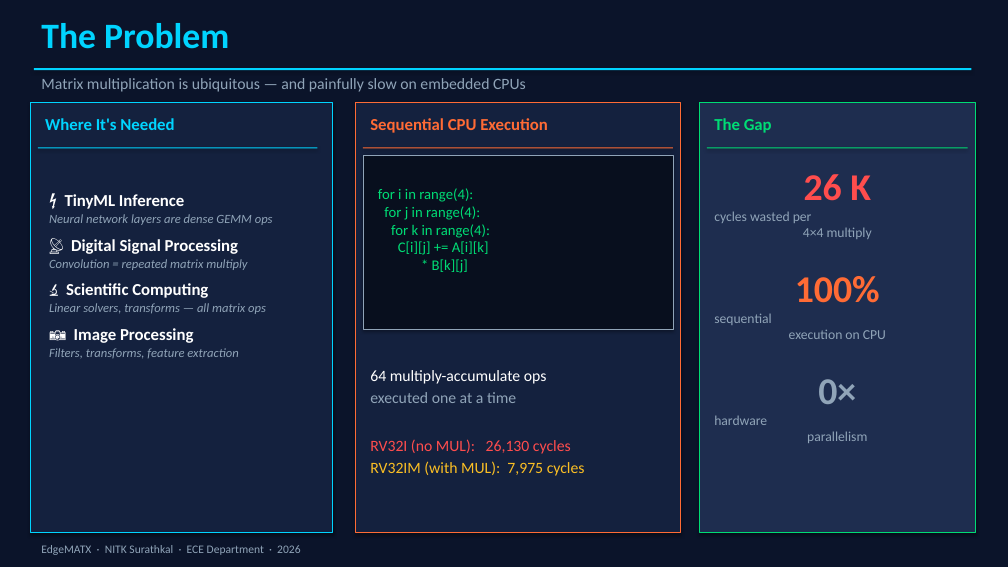
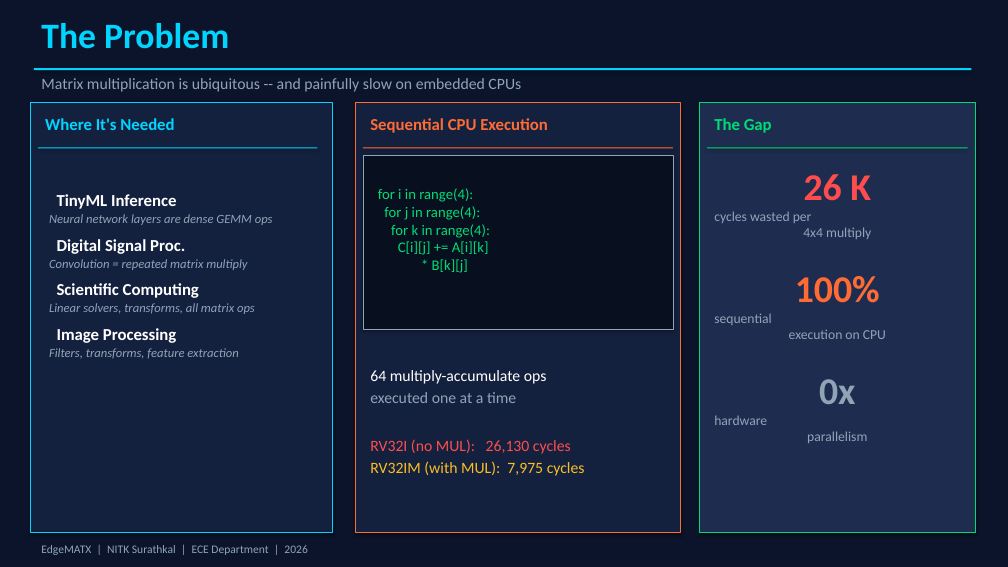
Before and after one commit to Quicksilver008/TinyML-Accelerator, a slide deck: slide 3 of docs/major/EdgeMATX_presentation.pptx (slide 2 before the commit). Drawn at 1008x567 pixels with LibreOffice and Linux fonts; fonts in the diff are those of the drawing. Boxes give left, top, right and bottom in pixels: in the first picture for what was removed or moved away, otherwise in the second. Text is boxed around its words. In the diff, an @@ line names an element or a change of style, - is before the commit and + after.

Commit message:
rename report to midsem, add EdgeMATX slides, update firmware.hex

```diff
--- a/docs/major/EdgeMATX_presentation.pptx
+++ b/docs/major/EdgeMATX_presentation.pptx
@@ text at (41, 78, 521, 92): text changed @@
-Matrix multiplication is ubiquitous — and painfully slow on embedded CPUs
+Matrix multiplication is ubiquitous -- and painfully slow on embedded CPUs
@@ text at (57, 194, 176, 209): text changed @@
-⚡ TinyML Inference
+TinyML Inference
@@ text at (57, 239, 185, 254): text changed @@
-📡 Digital Signal Processing
+Digital Signal Proc.
@@ text at (714, 211, 871, 239): text changed @@
-cycles wasted per
-4×4 multiply
+cycles wasted per
+4x4 multiply
@@ text at (49, 283, 255, 343): text changed @@
-🔬 Scientific Computing
-Linear solvers, transforms — all matrix ops
-📷 Image Processing
+Scientific Computing
+Linear solvers, transforms, all matrix ops
+Image Processing
@@ text at (819, 379, 855, 404): text changed @@
-0×
+0x
@@ text at (41, 545, 307, 555): text changed @@
-EdgeMATX · NITK Surathkal · ECE Department · 2026
+EdgeMATX | NITK Surathkal | ECE Department | 2026
```
Also in this commit, not shown: 14 other slides changed, 2 slides added, 6 other files.
